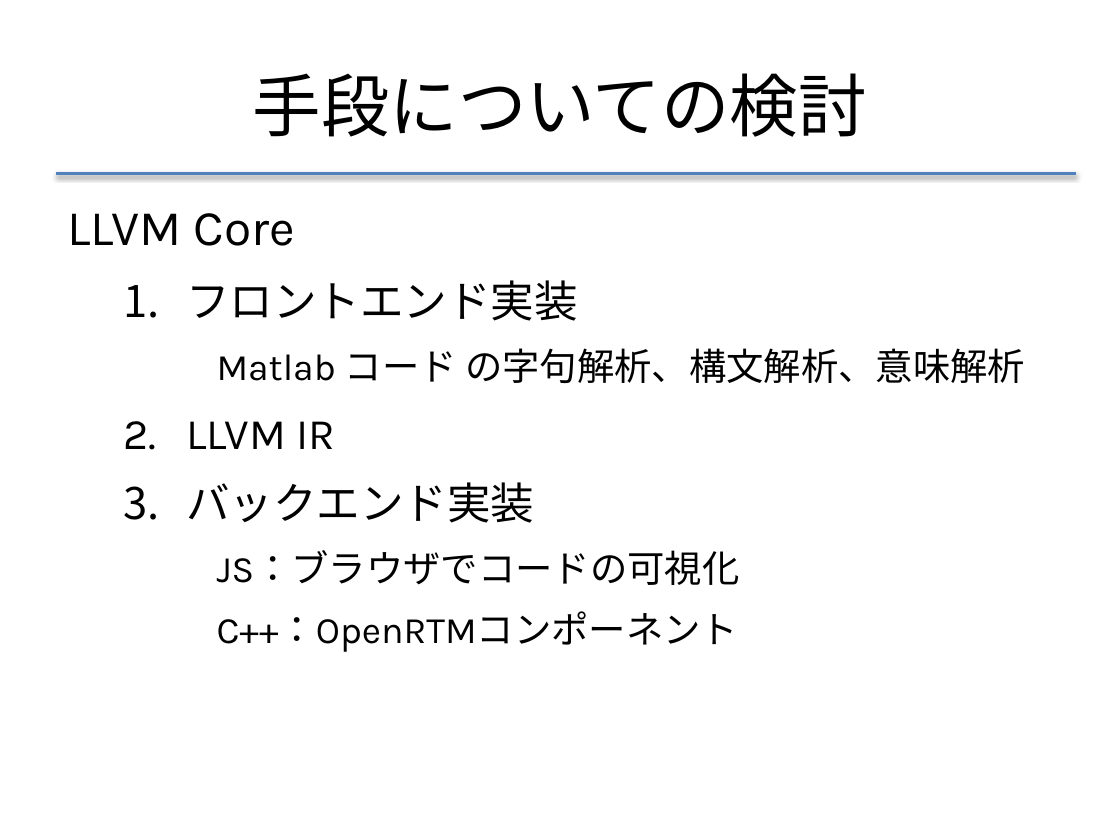
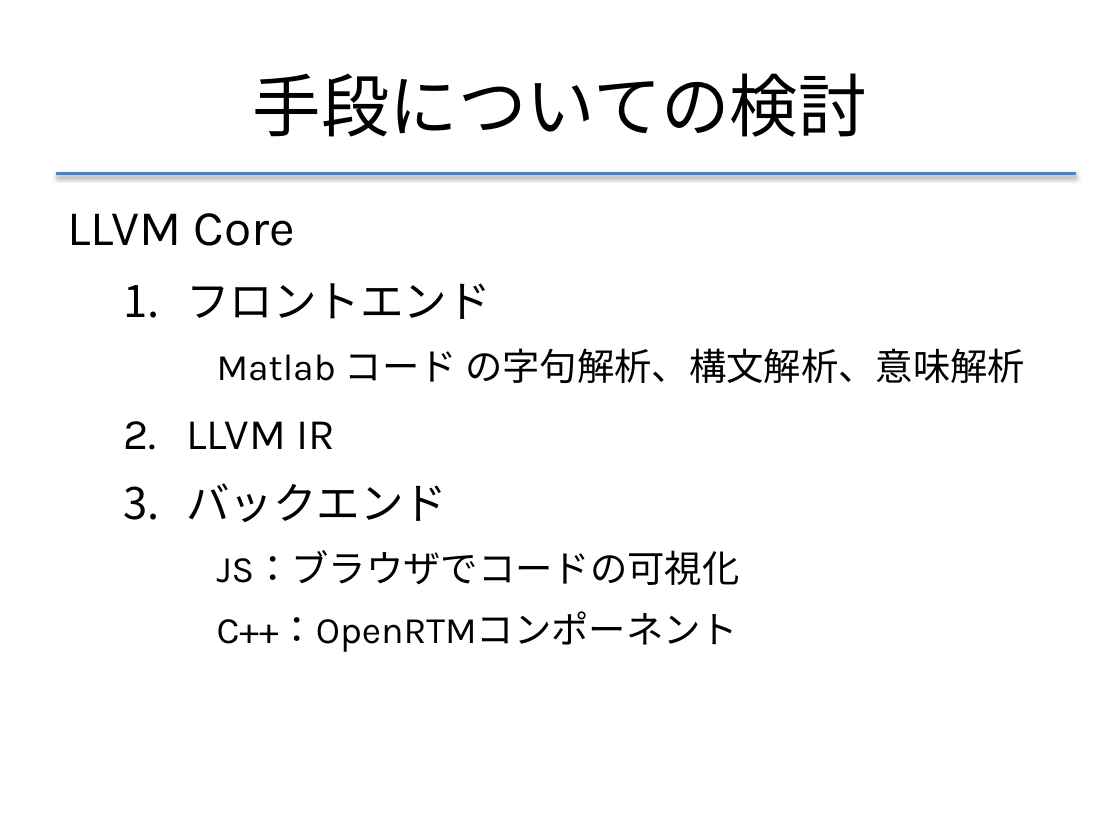
Before and after one commit to f-akazawa/akaz_uecdevelop, a slide deck: slide 19 of doc/中間発表資料.pptx (slide 17 before the commit). Drawn at 1120x840 pixels with LibreOffice and Linux fonts; fonts in the diff are those of the drawing. Boxes give left, top, right and bottom in pixels: in the first picture for what was removed or moved away, otherwise in the second. Text is boxed around its words. In the diff, an @@ line names an element or a change of style, - is before the commit and + after.

Commit message:
一回目練習のコメントを受けて修正
LLVMの説明、V1野やMT野では細かい処理がたくさんあるのでざっくりと一個だけというイメージにさせないこと

```diff
--- a/doc/中間発表資料.pptx
+++ b/doc/中間発表資料.pptx
@@ text at [186, 283, 491, 319]: text changed @@
-  1. フロントエンド実装
+  1. フロントエンド
@@ text at [186, 483, 447, 522]: text changed @@
-  3. バックエンド実装
+  3. バックエンド
```
Also in this commit, not shown: 10 other slides changed, 6 slides added.
